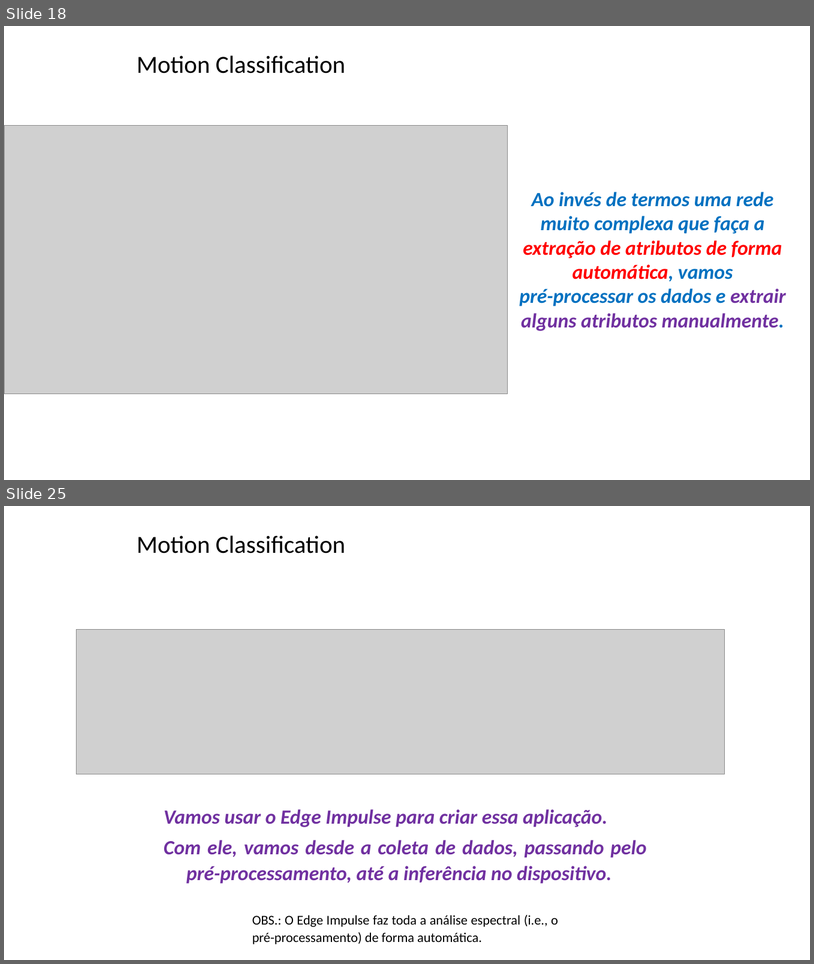
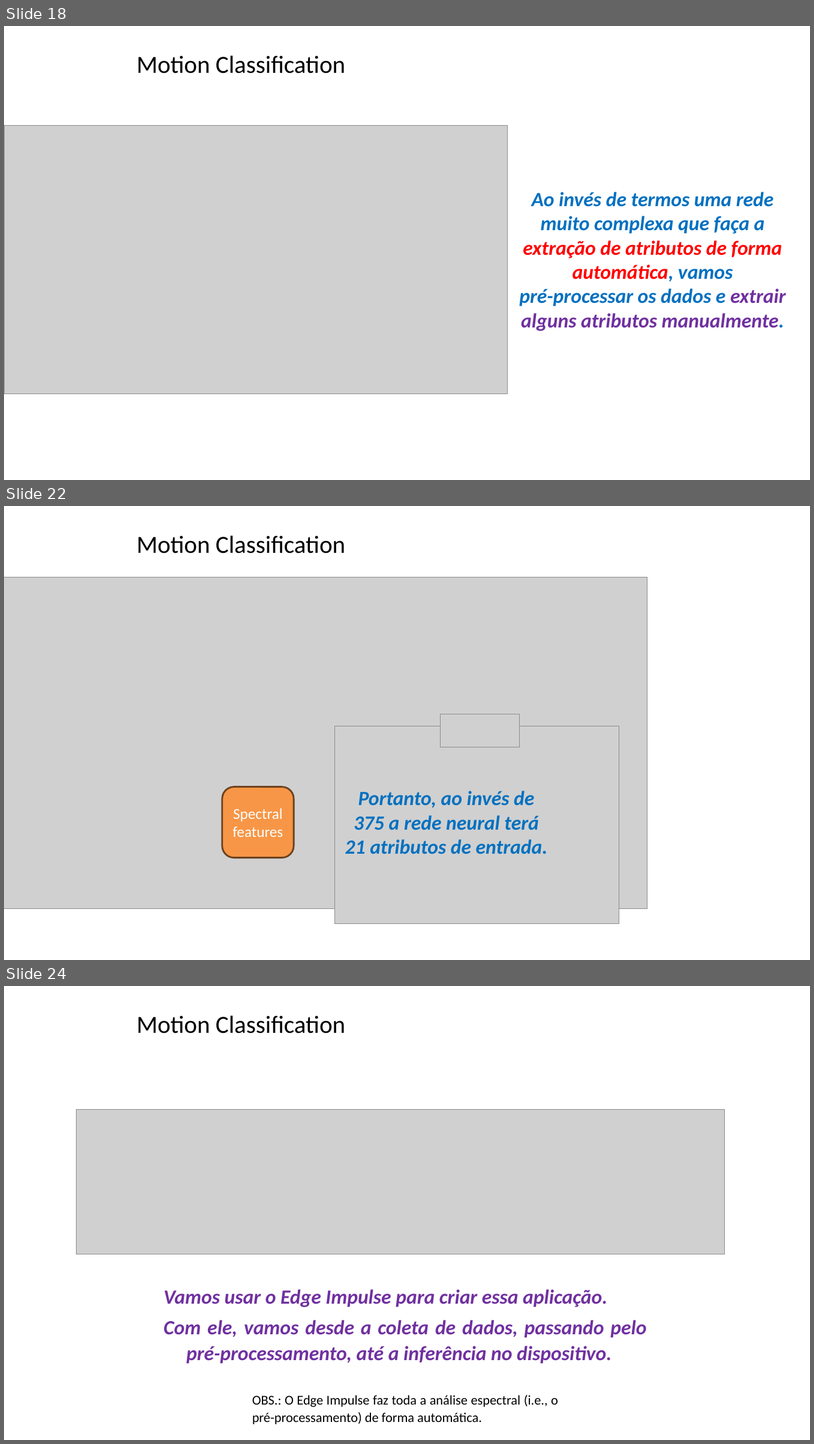
Before and after one commit to zz4fap/tp557-iot-ml, a slide deck: slides/TP557_15_classificação de movimentos.pptx. Shown one above the other, each under a label of ours: slides 18 and 25 before the commit, slides 18, 22 and 24 after it; the slides between them are not shown. The pictures are 814x964 and 814x1444 pixels, drawn with LibreOffice and Linux fonts; fonts in the diff are those of the drawing; grey boxes stand for pictures; background and template pictures are left out. Boxes give left, top, right and bottom in pixels: in the first picture for what was removed or moved away, otherwise in the second. Text is boxed around its words. In the diff, an @@ line names an element or a change of style, - is before the commit and + after.

```diff
--- a/slides/TP557_15_classificação de movimentos.pptx
+++ b/slides/TP557_15_classificação de movimentos.pptx
@@ slide 22 added at [4,506,810,960], background picture (left out) @@
@@ title added at [137,535,345,553], 29.3 pt, text #000000 @@
+Motion Classification
@@ picture added at [4,577,648,908] @@
@@ picture added at [440,714,520,747] @@
@@ picture added at [335,726,619,924] @@
@@ rounded rectangle added at [222,787,294,858], fill #F79646, outline #6C421F 2 pt, 18 pt, text #FFFFFF @@
+Spectral
+features
@@ text added at [345,790,548,854], 24 pt, text #0070C0, bold, italic @@
+Portanto, ao invés de 375 a rede neural terá 21 atributos de entrada.
@@ what was slide 25 is now slide 24 @@
```
Also in this commit, not shown: 1 slide changed, 5 other slides added, 1 other file.
